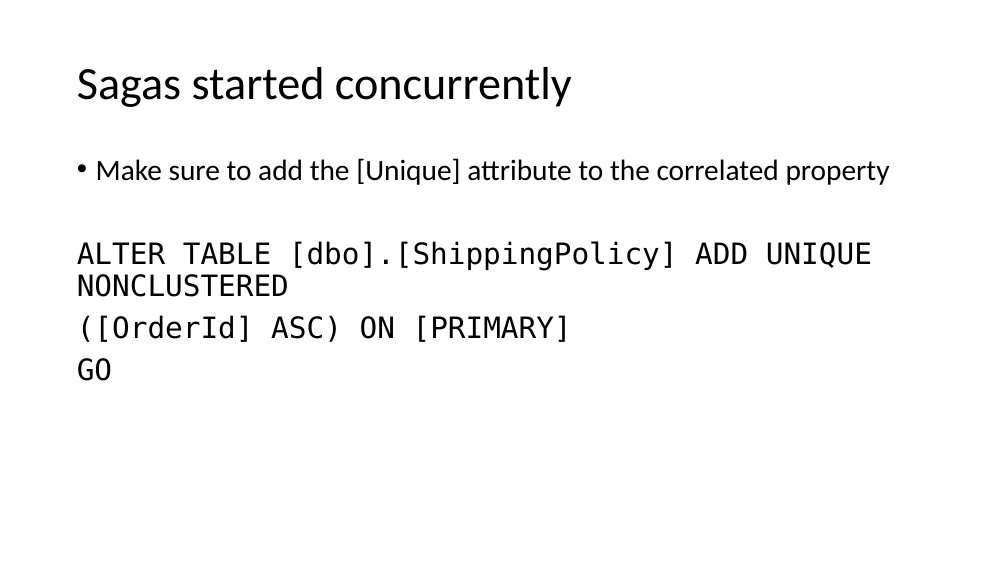
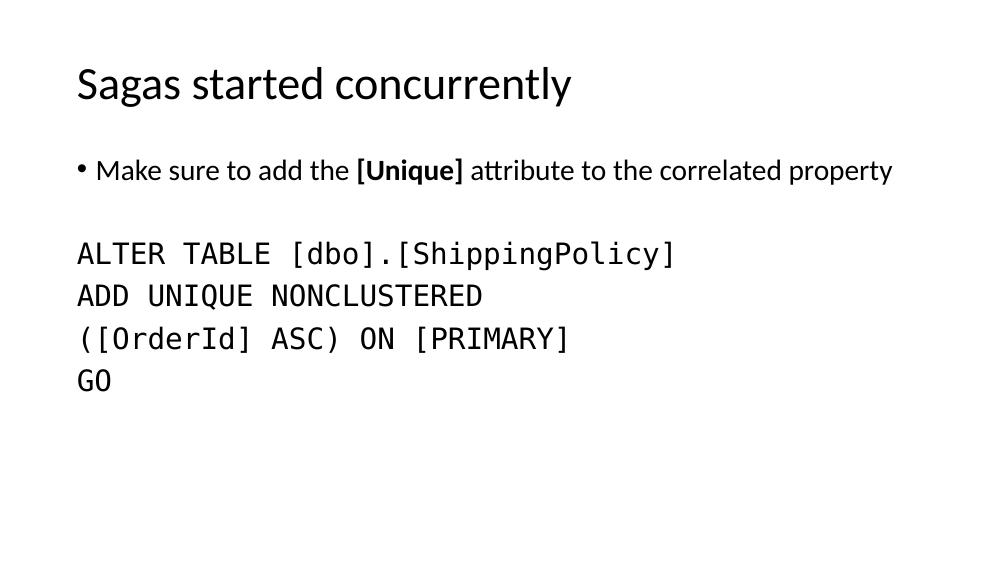
Before and after one commit to Particular/SagaMasterClass, a slide deck: slide 25 of SagaMasterClass.pptx. Drawn at 1008x567 pixels with LibreOffice and Linux fonts; fonts in the diff are those of the drawing. Boxes give left, top, right and bottom in pixels: in the first picture for what was removed or moved away, otherwise in the second. Text is boxed around its words. In the diff, an @@ line names an element or a change of style, - is before the commit and + after.

```diff
--- a/SagaMasterClass.pptx
+++ b/SagaMasterClass.pptx
@@ text at <box>96,158,893,185</box>: bold on in "[Unique]" @@
@@ text at <box>77,241,678,310</box>: text changed @@
-ALTER TABLE [dbo].[ShippingPolicy] ADD UNIQUE NONCLUSTERED
+ALTER TABLE [dbo].[ShippingPolicy]
+ADD UNIQUE NONCLUSTERED
```
Also in this commit, not shown: 12 other slides changed, 1 slide removed.
